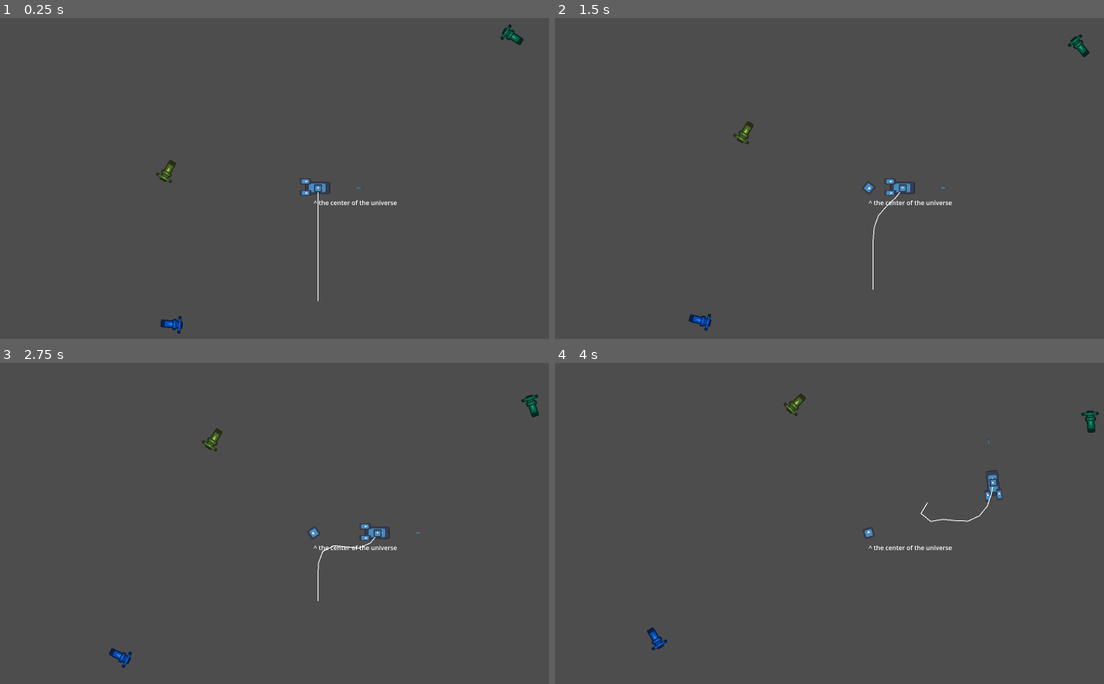
Above: before the commit, frames 1-4 (two rows, left to right).
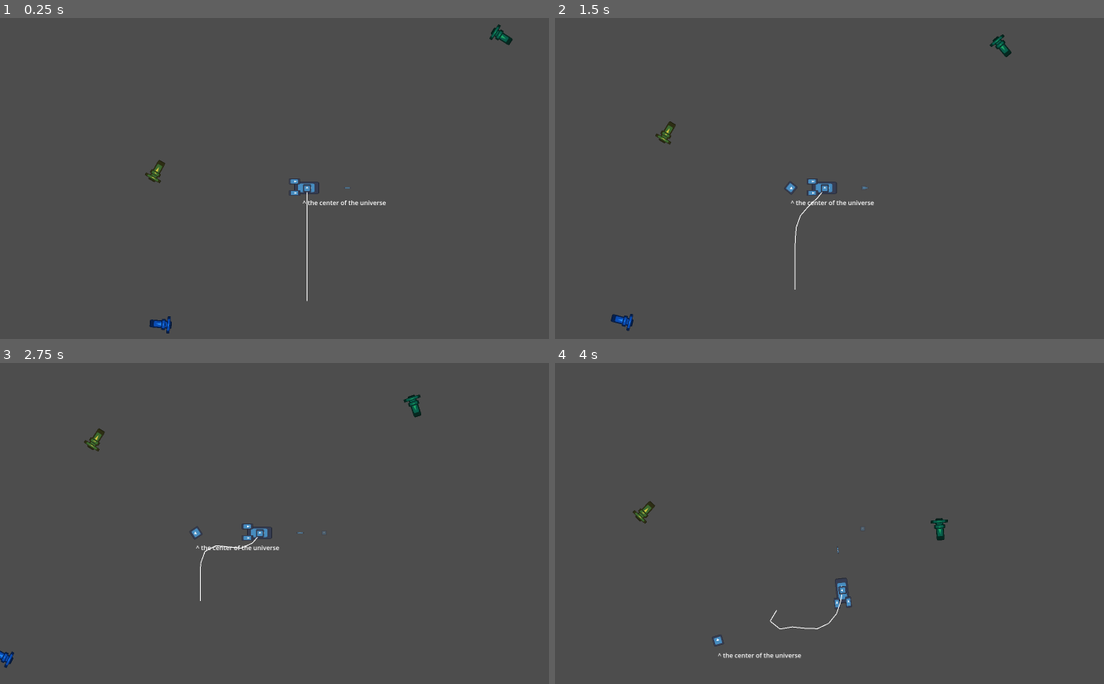
Above: after the commit, the same moments.

Repository: Bromeon/LudumDare54
Game: Godot game, scene res://Scenes/Main/Main.tscn
Two runs of this game, one before a commit and one after it. Both use one fixed random seed, a clock stepped at 60 frames per second and the inputs below. The engine's default icon, where the game draws it, is replaced by a stand-in: a white triangle on a blue panel in a dark square.
Inputs:
- Up to frame 1 (0.25 s): no input
- Up to frame 2 (1.5 s): hold D (Right) 0.53-1.28 s; hold Ctrl (Brake) from 1.28 s (still down)
- Up to frame 3 (2.75 s): release Ctrl (Brake) at 2.03 s; hold D (Right) from 2.03 s (still down)
- Up to frame 4 (4 s): release D (Right) at 2.78 s; hold W (Up) 2.78-3.53 s; hold A (Left) from 3.53 s (still down)

The runs differ from the first frame. In frame 1, 1.1% of the frame differs, in the area x 26-96%, y 1-99%; in frame 2, 1.5%, in the area x 10-98%, y 5-98%; in frame 3, 1.4%; in frame 4, 1.4%.

Commit message:
Camera smoothing

Diff:
--- a/Scenes/Main/Main.gd
+++ b/Scenes/Main/Main.gd
@@ -2,10 +2,26 @@
 
 @onready var sprite := $Icon
 @onready var supply_paths := $SupplyPaths
+@onready var camera = $Camera2D
+@onready var camera_should = $CameraShould
+@onready var player = $PlayerShip
 
 func _ready():
 	print("MMO initializing...")
 
+	camera_should.global_position = player.position
+	camera_should.modulate = Color(1.0, 1.0, 1.0, 0.3)
+
+
 
 func _process(delta):
+	if Input.is_action_just_pressed("ui_cancel"):
+		get_tree().quit()
+		return
+
 	sprite.rotate(delta * 1.5)
+
+	var forward = Vector2.RIGHT.rotated(player.rotation_angle)
+	camera_should.position = player.position + 30 * forward + 1 * player.linear_velocity
+
+	camera.position += (camera_should.position - camera.position) * delta * 10
--- a/Scenes/Main/Main.tscn
+++ b/Scenes/Main/Main.tscn
@@ -20,11 +20,15 @@
 text = "
 ^ the center of the universe"
 
+[node name="Camera2D" type="Camera2D" parent="."]
+
 [node name="Icon" type="Sprite2D" parent="."]
 scale = Vector2(0.203125, 0.203125)
 texture = ExtResource("2_kqnnd")
 
-[node name="Camera2D" type="Camera2D" parent="."]
+[node name="CameraShould" type="Sprite2D" parent="."]
+scale = Vector2(0.1, 0.1)
+texture = ExtResource("2_kqnnd")
 
 [node name="SupplyPaths" type="Node2D" parent="."]
 
--- a/Scenes/PlayerShip/PlayerShip.tscn
+++ b/Scenes/PlayerShip/PlayerShip.tscn
@@ -10,7 +10,6 @@
 
 [sub_resource type="CapsuleShape2D" id="CapsuleShape2D_1fd7g"]
 radius = 7.0
-height = 30.0
 
 [node name="PlayerShip" type="RigidBody2D"]
 gravity_scale = 0.0
